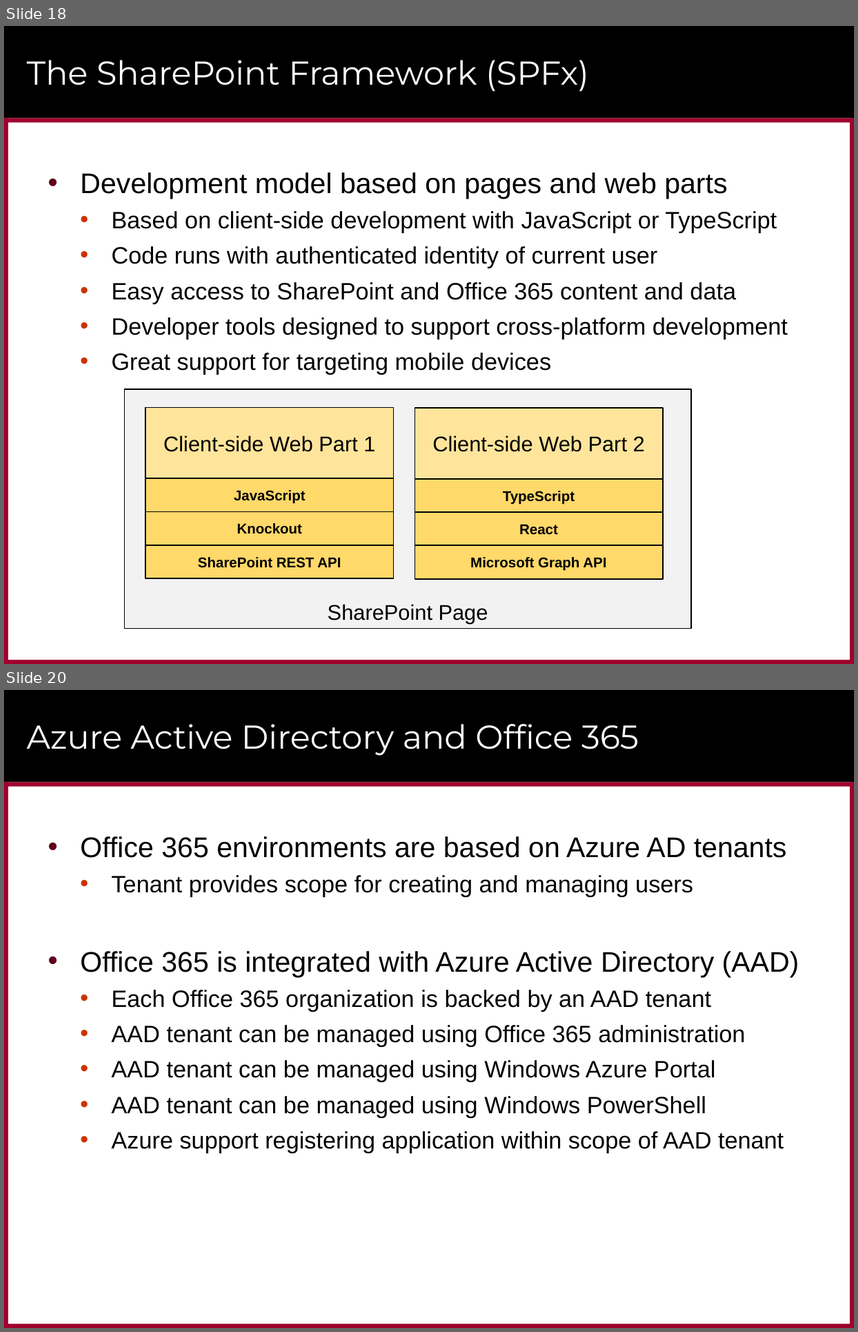
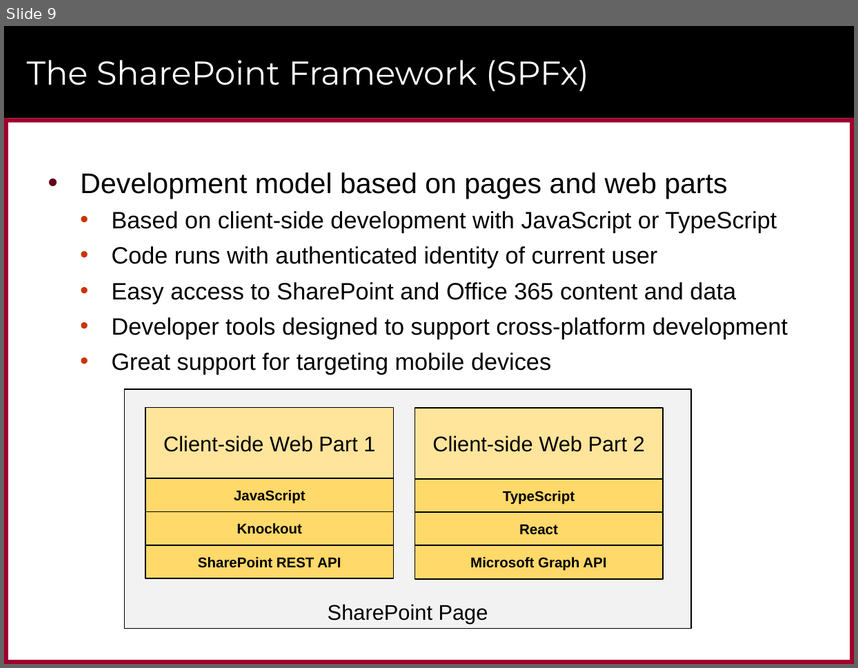
Before and after one commit to CriticalPathTraining/MSD365_Courseware, a slide deck: 01 GettingStarted.pptx. Shown one above the other, each under a label of ours: slides 18 and 20 before the commit, slide 9 after it; the slides between them are not shown. The pictures are 858x1332 and 858x668 pixels, drawn with LibreOffice and Linux fonts; fonts in the diff are those of the drawing; background and template pictures are left out. Boxes give left, top, right and bottom in pixels: in the first picture for what was removed or moved away, otherwise in the second. Text is boxed around its words. In the diff, an @@ line names an element or a change of style, - is before the commit and + after.

```diff
--- a/01 GettingStarted.pptx
+++ b/01 GettingStarted.pptx
@@ slide 20 removed at (4, 690, 854, 1328), background #FFFFFF; not listed: 6 template elements that a slide beside it also shows @@
@@ title removed at (27, 724, 639, 756) @@
-Azure Active Directory and Office 365
@@ text removed at (80, 836, 800, 1153) @@
-• Office 365 environments are based on Azure AD tenants
-  • Tenant provides scope for creating and managing users
-• Office 365 is integrated with Azure Active Directory (AAD)
-  • Each Office 365 organization is backed by an AAD tenant
-  • AAD tenant can be managed using Office 365 administration
-  • AAD tenant can be managed using Windows Azure Portal
-  • AAD tenant can be managed using Windows PowerShell
-  • Azure support registering application within scope of AAD tenant
@@ what was slide 18 is now slide 9 @@
```
Also in this commit, not shown: 4 slides changed, 37 slides added, 16 other slides removed, 19 other files.
